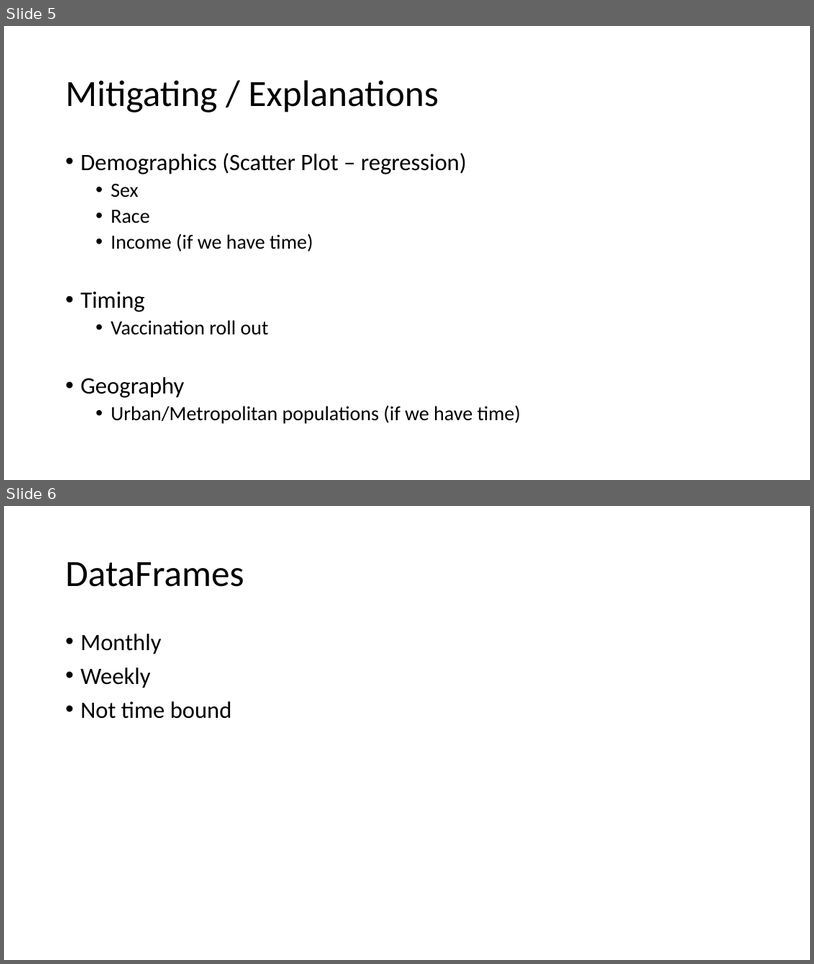
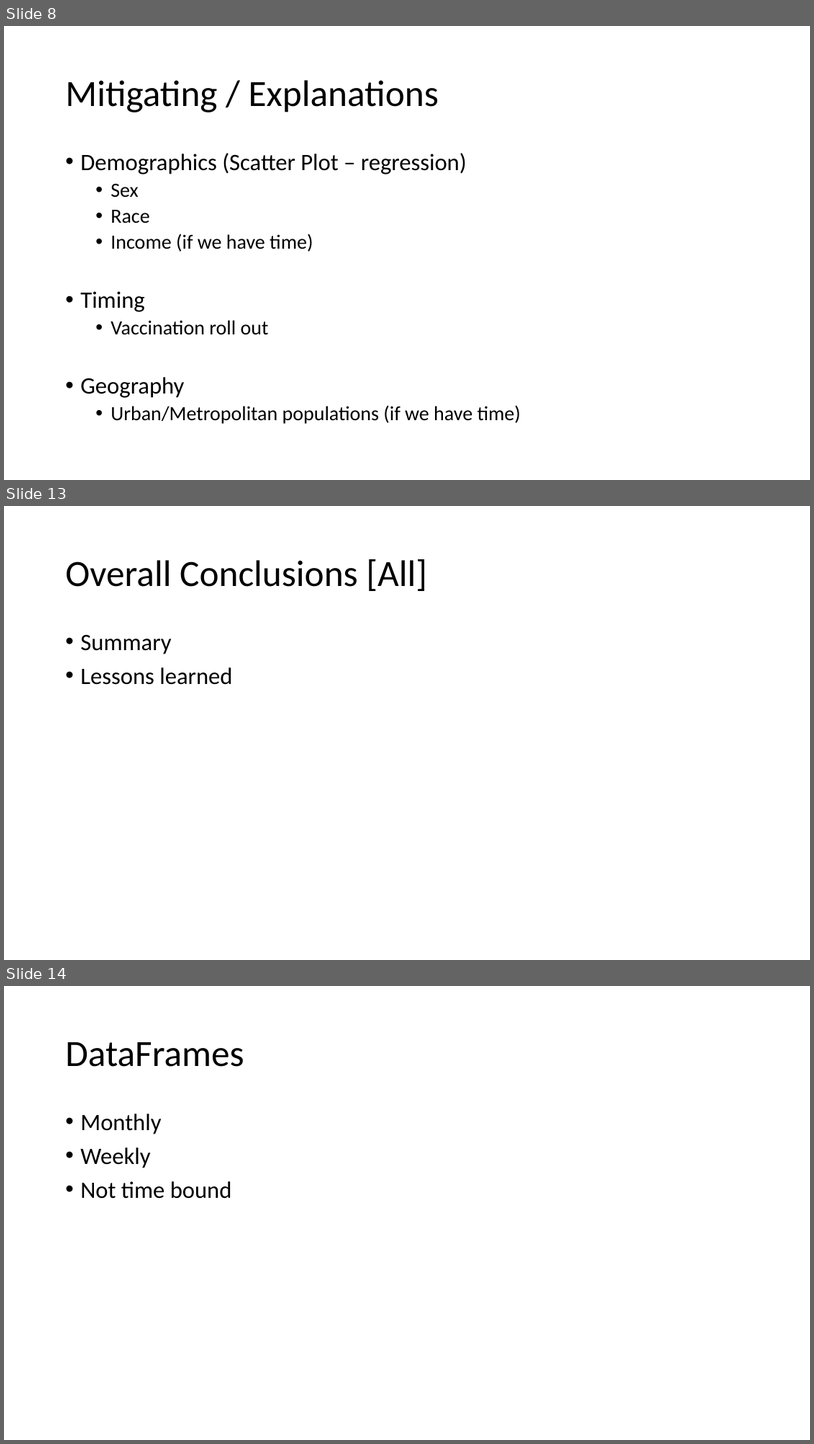
Before and after one commit to jenniecinelli/project_one, a slide deck: Folder0/Presentation1.pptx. Shown one above the other, each under a label of ours: slides 5 and 6 before the commit, slides 8, 13 and 14 after it; the slides between them are not shown. The pictures are 814x964 and 814x1444 pixels, drawn with LibreOffice and Linux fonts; fonts in the diff are those of the drawing. Boxes give left, top, right and bottom in pixels: in the first picture for what was removed or moved away, otherwise in the second. Text is boxed around its words. In the diff, an @@ line names an element or a change of style, - is before the commit and + after.

```diff
--- a/Folder0/Presentation1.pptx
+++ b/Folder0/Presentation1.pptx
@@ slide 13 added at (x1=4, y1=506, x2=810, y2=960), background #FFFFFF @@
@@ title added at (x1=65, y1=559, x2=427, y2=591), 44 pt, text #000000 @@
+Overall Conclusions [All]
@@ text added at (x1=80, y1=634, x2=232, y2=685), 28 pt, text #000000 @@
+• Summary
+• Lessons learned
@@ what was slide 5 is now slide 8 @@
@@ what was slide 6 is now slide 14 @@
```
Also in this commit, not shown: 8 other slides added, 1 slide removed, 1 other file.
